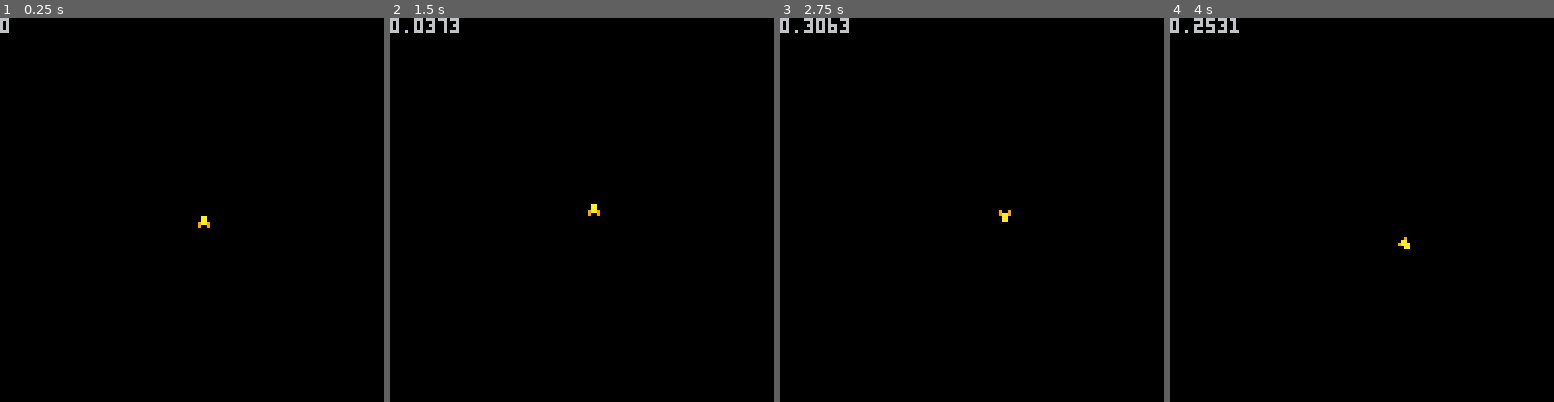
Above: before the commit, frames 1-4 (left to right).
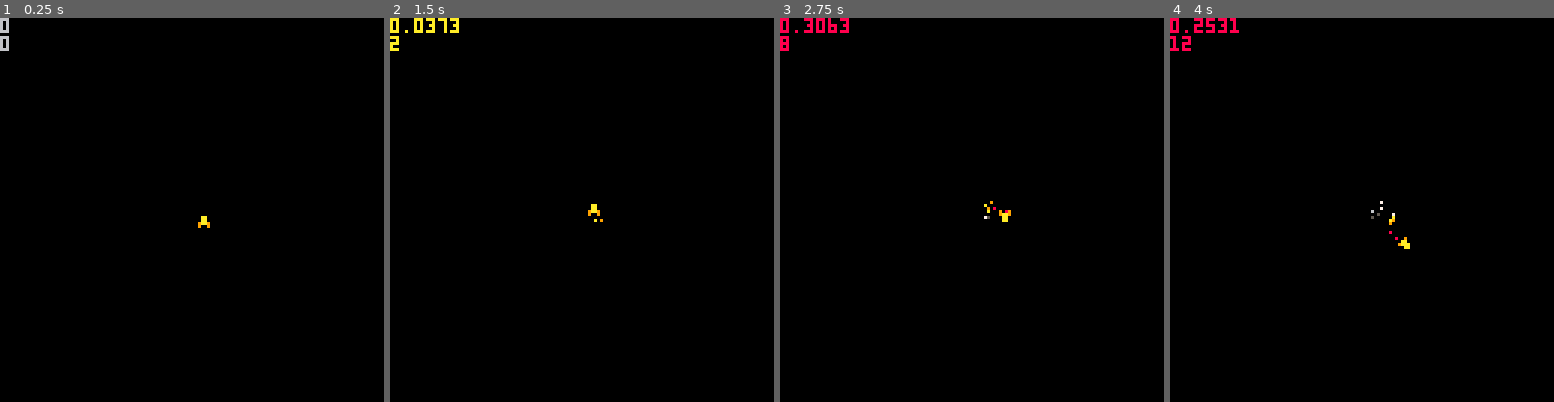
Above: after the commit, the same moments.

Repository: eduvf/PICO-8-experiments
Game: PICO-8 cartridge space.p8
Same seed, same stepped clock (60 frames per second), same inputs: the game is played once before the commit and once after it.
Inputs:
- Up to frame 1 (0.25 s): no input
- Up to frame 2 (1.5 s): tap O (Z key) at 0.7 s
- Up to frame 3 (2.75 s): hold Right 1.6-2.1 s; tap O (Z key) at 1.7, 2.1, 2.5 s; hold Right from 2.47 s (still down)
- Up to frame 4 (4 s): tap O (Z key) at 2.9, 3.3, 3.7 s; release Right at 3.03 s; hold Left 3.08-3.58 s

The runs differ from the first frame. In frame 1, less than 0.1% of the frame differs, in the area x 0-3%, y 4-9%; in frame 2, 0.4%; in frame 3, 0.5%; in frame 4, 0.5%, in the area x 0-60%, y 0-58%.

Commit message:
add fire fx

Diff:
--- a/space.p8
+++ b/space.p8
@@ -16,6 +16,9 @@
   {2, false, false},
 }
 
+fx = {}
+fx_col = {8, 9, 10, 7, 6, 5}
+
 function _init()
   p = {
     x = 64,
@@ -30,13 +33,44 @@
   }
 end
 
+function add_fx()
+  add(fx, {
+    x = p.x + 2 + flr(rnd(4)),
+    y = p.y + 2 + flr(rnd(4)),
+    t = 0,
+    life = rnd(50) + 50
+  })
+end
+
+function update_fx()
+  for f in all(fx) do
+    f.x += rnd() > 0.95 and rnd({-1, 1}) or 0
+    f.y += rnd() > 0.95 and rnd({-1, 1}) or 0
+    f.t += 1
+    if f.t > f.life then
+      del(fx, f)
+    end
+  end
+end
+
+function draw_fx()
+  for f in all(fx) do
+    local c = fx_col[flr((f.t/f.life) * #fx_col) + 1]
+    pset(f.x, f.y, c)
+  end
+end
+
 function _update()
   p.acc = 0
   p.vel *= fric
+  update_fx()
 
   if btn(0) then p.ang += ang_vel end
   if btn(1) then p.ang -= ang_vel end
-  if btn(4) then p.acc = lin_acc end
+  if btn(4) then
+    p.acc = lin_acc
+    add_fx()
+  end
 
   p.ang %= 1
 
@@ -49,12 +83,14 @@
   cls()
 
   print(p.vel)
+  print(#fx)
 
   p.anim = flr(p.ang * 8 + 6.25) % 8 + 1
   p.frame = anim[p.anim][1]
   p.flipx = anim[p.anim][2]
   p.flipy = anim[p.anim][3]
 
+  draw_fx()
   spr(p.frame, p.x, p.y, 1, 1, p.flipx, p.flipy)
 end
 
